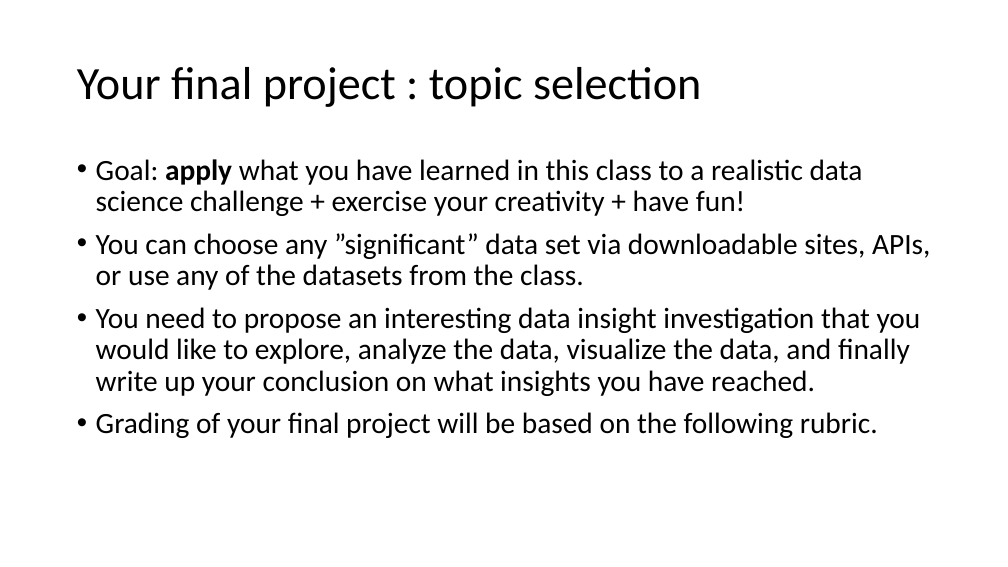
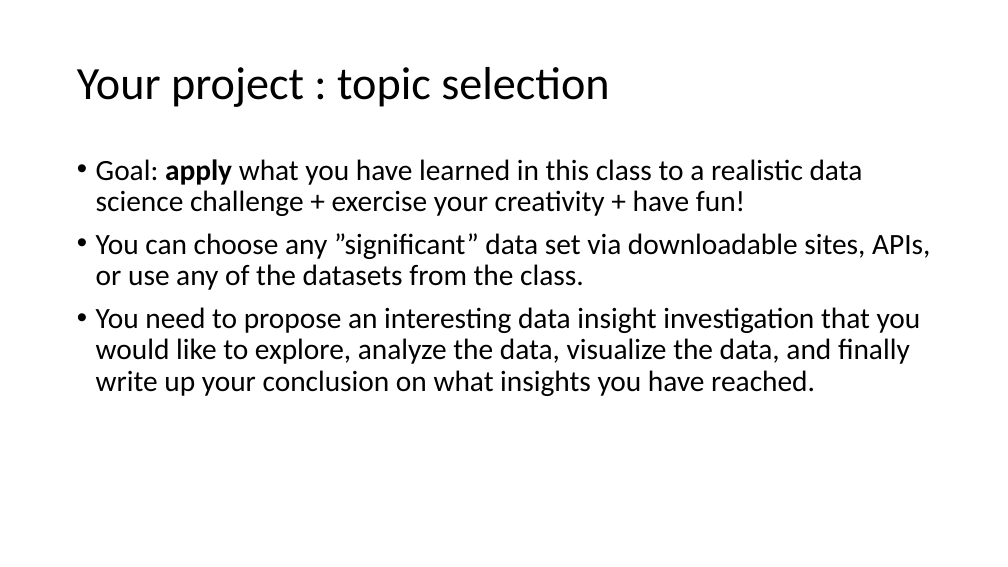
Before and after one commit to philmui/algorithmic-bias-2019, a slide deck: slide 5 of lecture05.viz.data.shaping/lecture05.pptx (slide 7 before the commit). Drawn at 1008x567 pixels with LibreOffice and Linux fonts; fonts in the diff are those of the drawing. Boxes give left, top, right and bottom in pixels: in the first picture for what was removed or moved away, otherwise in the second. Text is boxed around its words. In the diff, an @@ line names an element or a change of style, - is before the commit and + after.

```diff
--- a/lecture05.viz.data.shaping/lecture05.pptx
+++ b/lecture05.viz.data.shaping/lecture05.pptx
@@ title at (x1=77, y1=67, x2=609, y2=107): text changed @@
-Your final project : topic selection
+Your project : topic selection
@@ text at (x1=96, y1=412, x2=878, y2=438): paragraph removed @@
-• Grading of your final project will be based on the following rubric.
```
Also in this commit, not shown: 7 other slides changed, 3 slides removed, 2 other files.
